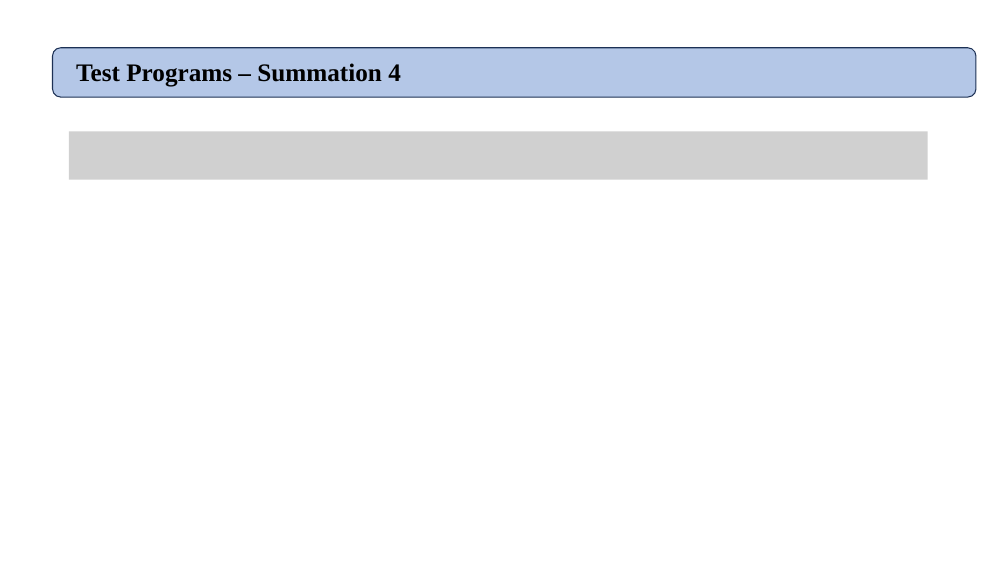
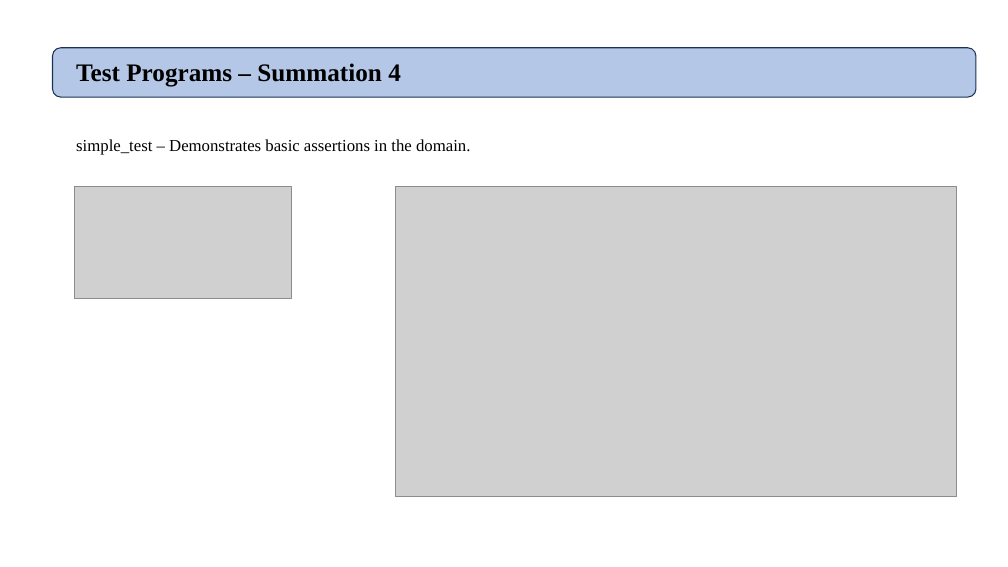
Before and after one commit to shahak2/program-analysis-and-verification, a slide deck: slide 16 of docs/paav architecture.pptx (slide 17 before the commit). Drawn at 1008x567 pixels with LibreOffice and Linux fonts; fonts in the diff are those of the drawing; grey boxes stand for pictures. Boxes give left, top, right and bottom in pixels: in the first picture for what was removed or moved away, otherwise in the second. Text is boxed around its words. In the diff, an @@ line names an element or a change of style, - is before the commit and + after.

```diff
--- a/docs/paav architecture.pptx
+++ b/docs/paav architecture.pptx
@@ picture removed at bbox=[69, 132, 928, 180] @@
@@ text added at bbox=[76, 139, 470, 155], 16 pt, text #000000 @@
+simple_test – Demonstrates basic assertions in the domain.
@@ picture added at bbox=[74, 187, 291, 299] @@
@@ picture added at bbox=[395, 187, 956, 497] @@
```
Also in this commit, not shown: 6 other slides changed, 1 slide added, 2 slides removed, 16 other files.
